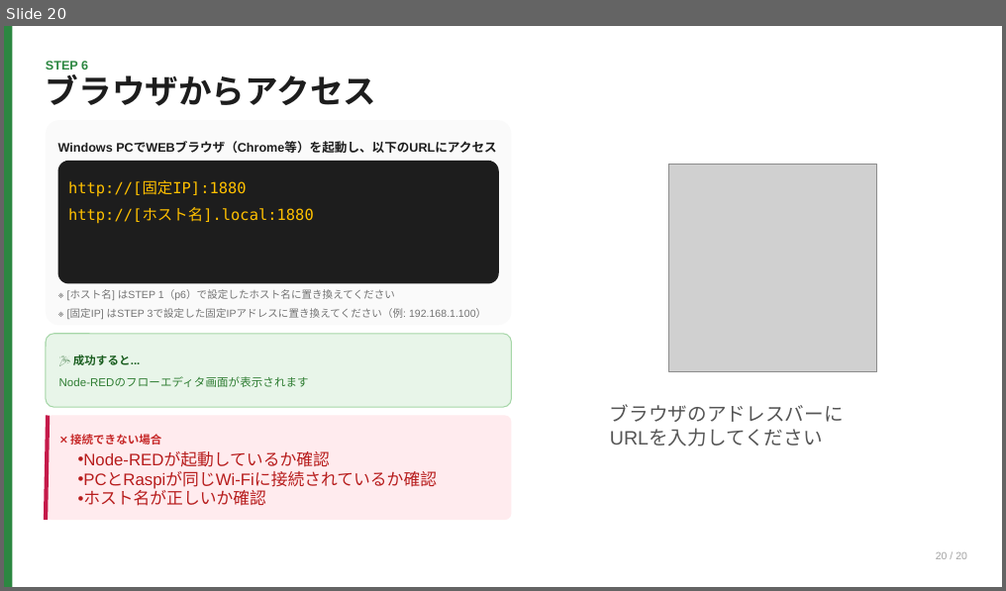
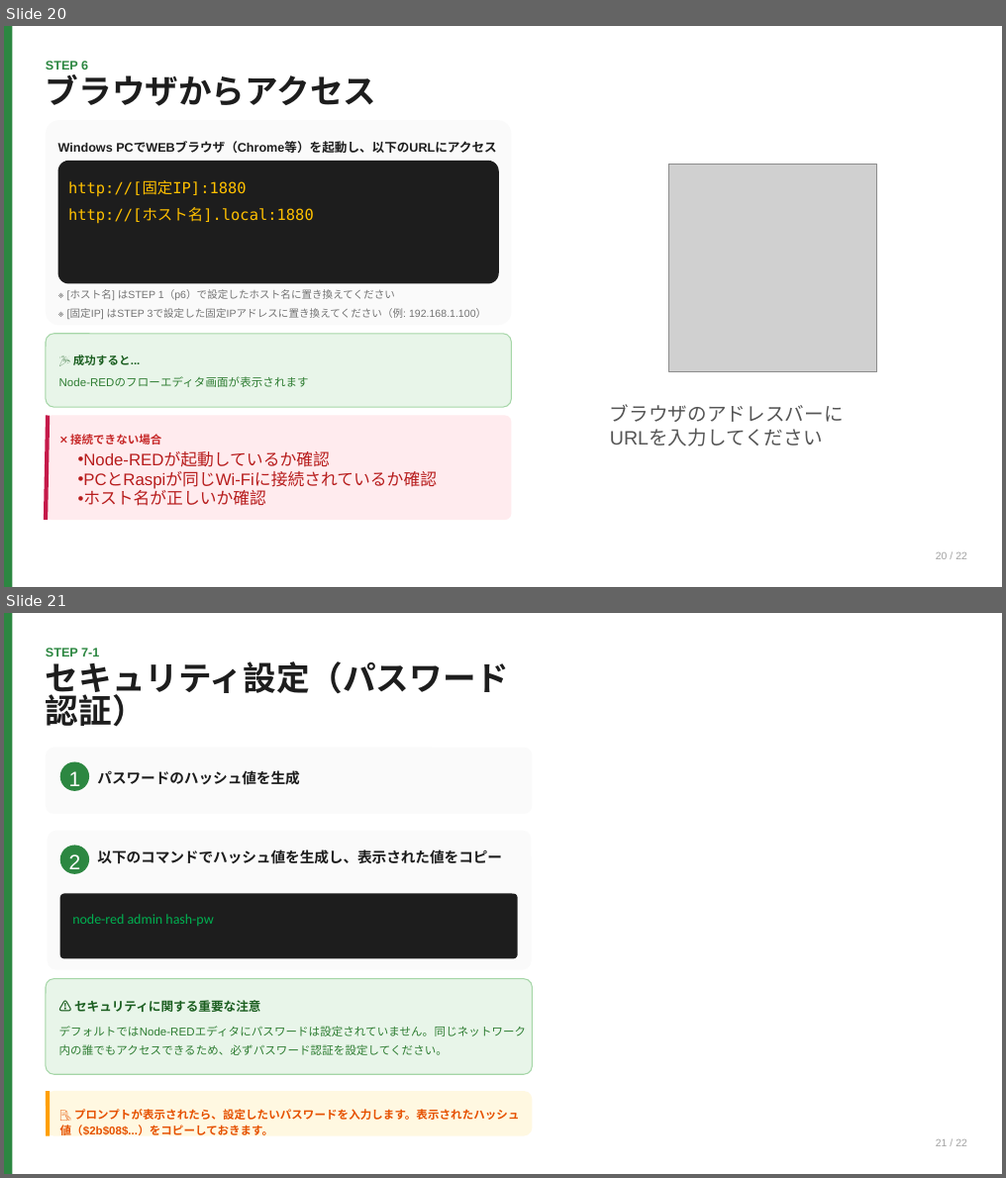
Before and after one commit to GMSTechJP/gmstechjp.github.io, a slide deck: reference/Raspiセットアップガイド.pptx. Shown one above the other, each under a label of ours: slide 20 before the commit, slides 20 and 21 after it. The pictures are 1006x591 and 1006x1178 pixels, drawn with LibreOffice and Linux fonts; fonts in the diff are those of the drawing; grey boxes stand for pictures. Boxes give left, top, right and bottom in pixels: in the first picture for what was removed or moved away, otherwise in the second. Text is boxed around its words. In the diff, an @@ line names an element or a change of style, - is before the commit and + after.

```diff
--- a/reference/Raspiセットアップガイド.pptx
+++ b/reference/Raspiセットアップガイド.pptx
@@ slide 21 added at (x1=4, y1=613, x2=1002, y2=1174), background #FFFFFF @@
@@ rectangle added at (x1=4, y1=613, x2=12, y2=1173), fill #2C8741 @@
@@ text added at (x1=46, y1=648, x2=99, y2=657), 9 pt, text #2C8741, bold @@
+STEP 7-1
@@ text added at (x1=46, y1=656, x2=509, y2=727), 24 pt, text #1D1D1D, bold @@
+セキュリティ設定（パスワード認証）
@@ rounded rectangle added at (x1=46, y1=748, x2=533, y2=815), fill #FAFAFA @@
@@ rounded rectangle added at (x1=59, y1=761, x2=89, y2=790), fill #2C8741 @@
@@ text added at (x1=69, y1=771, x2=81, y2=791), 15 pt, text #FFFFFF @@
+1
@@ text added at (x1=97, y1=770, x2=299, y2=785), 10.5 pt, text #1D1D1D, bold @@
+パスワードのハッシュ値を生成
@@ rounded rectangle added at (x1=47, y1=831, x2=531, y2=970), fill #FAFAFA @@
@@ rounded rectangle added at (x1=59, y1=846, x2=89, y2=874), fill #2C8741 @@
@@ text added at (x1=97, y1=850, x2=502, y2=864), 10.5 pt, text #1D1D1D, bold @@
+以下のコマンドでハッシュ値を生成し、表示された値をコピー
@@ text added at (x1=69, y1=855, x2=81, y2=874), 15 pt, text #FFFFFF @@
+2
@@ rounded rectangle added at (x1=59, y1=893, x2=517, y2=959), fill #1D1D1D @@
@@ text added at (x1=72, y1=914, x2=213, y2=926), 10 pt, text #00B050 @@
+node-red admin hash-pw
@@ rounded rectangle added at (x1=46, y1=979, x2=533, y2=1075), fill #E8F5E9, outline #A5D6A7 0.75 pt @@
@@ text added at (x1=59, y1=1026, x2=527, y2=1056), 8.2 pt, text #2E7D32 @@
+デフォルトではNode-REDエディタにパスワードは設定されていません。同じネットワーク内の誰でもアクセスできるため、必ずパスワード認証を設定してください。
@@ text added at (x1=74, y1=1000, x2=260, y2=1012), 9 pt, text #1B5E20, bold @@
+⚠️ セキュリティに関する重要な注意
@@ rounded rectangle added at (x1=46, y1=1091, x2=533, y2=1136), fill #FFF8E1 @@
@@ line added from (48, 1091) to (48, 1136), #FFA000 3 pt @@
@@ text added at (x1=60, y1=1109, x2=519, y2=1136), 8.2 pt, text #E65100, bold @@
+📝 プロンプトが表示されたら、設定したいパスワードを入力します。表示されたハッシュ値（$2b$08$...）をコピーしておきます。
@@ text added at (x1=936, y1=1140, x2=967, y2=1147), 7.5 pt, text #A3A3A3 @@
+21 / 22
```
Also in this commit, not shown: 19 other slides changed, 1 other slide added.
